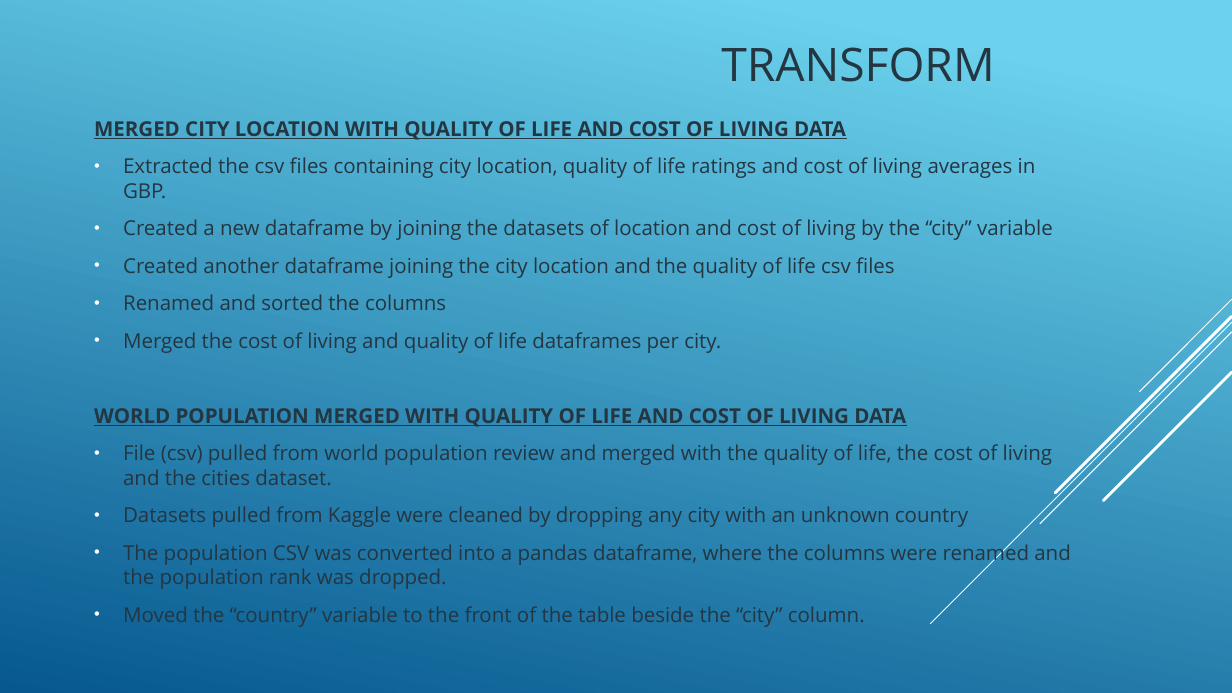
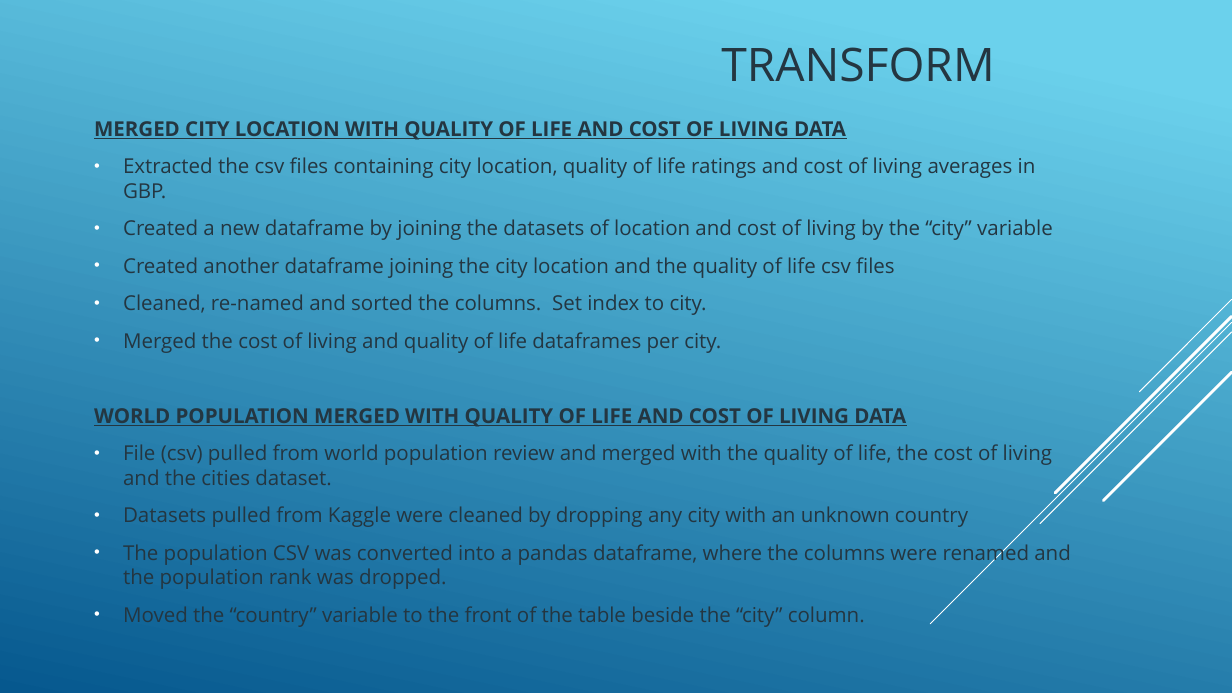
Before and after one commit to JakeGeiser/Project_ETL, a slide deck: slide 4 of ETL_Project.pptx. Drawn at 1232x693 pixels with LibreOffice and Linux fonts; fonts in the diff are those of the drawing. Boxes give left, top, right and bottom in pixels: in the first picture for what was removed or moved away, otherwise in the second. Text is boxed around its words. In the diff, an @@ line names an element or a change of style, - is before the commit and + after.

```diff
--- a/ETL_Project.pptx
+++ b/ETL_Project.pptx
@@ text at <box>123,294,707,315</box>: text changed @@
-• Renamed and sorted the columns
+• Cleaned, re-named and sorted the columns. Set index to city.
```
Also in this commit, not shown: 1 other slide changed.
